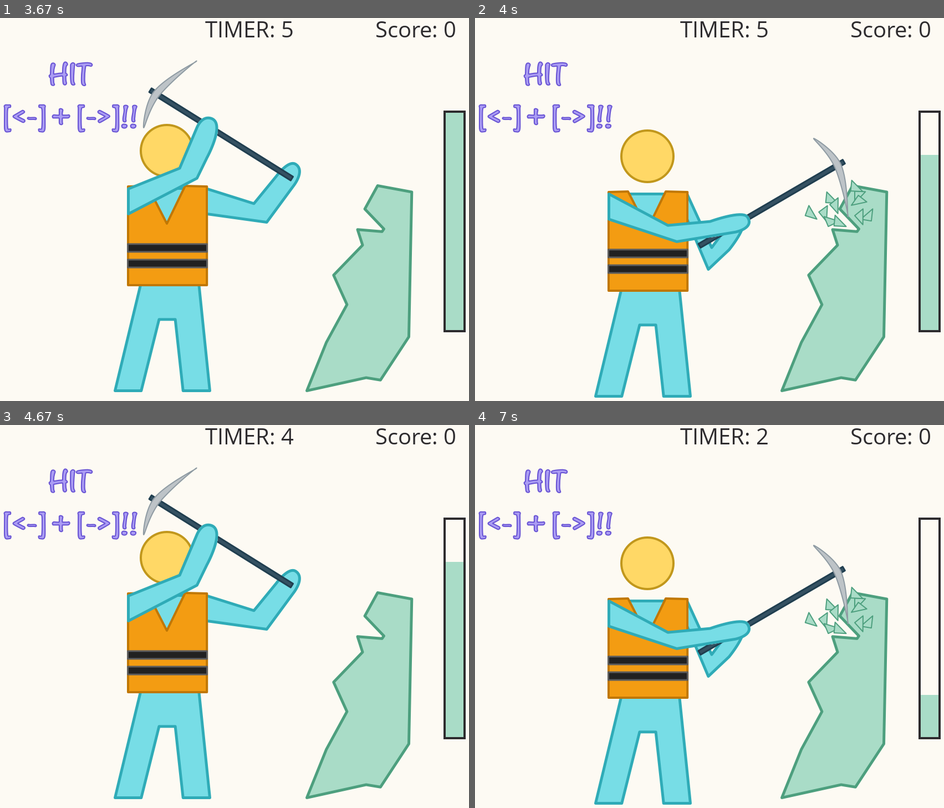
Above: before the commit, frames 1-4 (two rows, left to right).
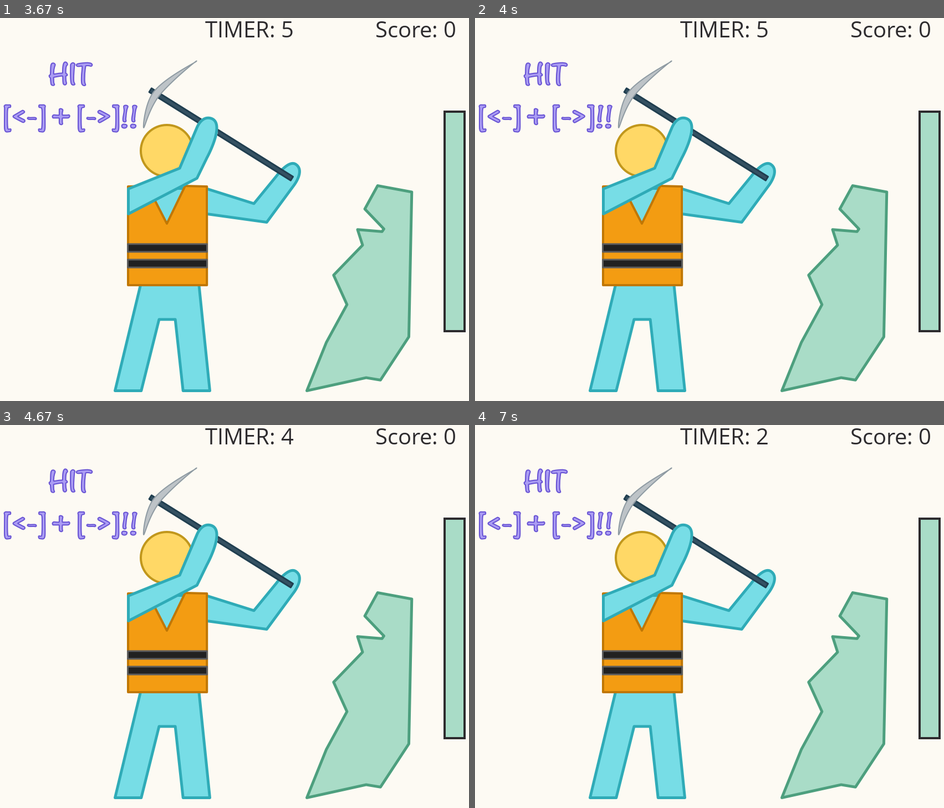
Above: after the commit, the same moments.

Repository: jwl-7/Stick-Bop
Game: pygame game, started from stick-bop.py
The game is run twice, just before and just after one commit, with the same random seed, the same clock (stepped at 60 frames per second) and the same inputs.
Inputs:
- Up to frame 1 (3.67 s): tap Enter at 0.33 s
- Up to frame 2 (4 s): hold Right from 3.67 s (still down)
- Up to frame 3 (4.67 s): release Right at 4.13 s; hold Left from 4.17 s (still down)
- Up to frame 4 (7 s): release Left at 4.7 s; hold Right 5.17-5.8 s; hold Left 5.83-6.3 s; hold Right 6.33-6.8 s; hold Right from 6.83 s (still down)

Frame 1 is identical in both runs. In frame 2, 12% of the frame differs, in the area x 24-99%, y 10-100%; in frame 3, 0.4%; in frame 4, 13%.

Commit message:
fixed issue of two keys press action

Diff:
--- a/stick-bop.py
+++ b/stick-bop.py
@@ -196,15 +196,13 @@
             if event.type == pygame.QUIT:
                 pygame.quit()
                 quit()
-            elif event.type == pygame.KEYDOWN and event.key == pygame.K_RIGHT:
+
+            keys = pygame.key.get_pressed()
+            if keys[pygame.K_LEFT] and keys[pygame.K_RIGHT]:
                 axe2_img = pygame.image.load(path.join(IMG_DIR, 'axe-2.png')).convert()
                 axe2_img = pygame.transform.scale(axe2_img, (SCREEN_WIDTH, SCREEN_HEIGHT), screen)
                 screen.blit(axe2_img, [0, 0])
                 count += 1
-            elif event.type == pygame.KEYDOWN and event.key == pygame.K_LEFT:
-                axe1_img = pygame.image.load(path.join(IMG_DIR, 'axe-1.png')).convert()
-                axe1_img = pygame.transform.scale(axe1_img, (SCREEN_WIDTH, SCREEN_HEIGHT), screen)
-                screen.blit(axe1_img, [0, 0])
 
         time_elapsed = pygame.time.get_ticks() - start_time
         timer_seconds = int(time_elapsed / 1000 % 60)
@@ -269,6 +267,7 @@
     screen.blit(gameover_img, [0, 0])
 
     draw_text(screen, BLACK, 'Press [ESC] to QUIT', 40, SCREEN_WIDTH / 2, SCREEN_HEIGHT / 1.5)
+    draw_text(screen, BLACK, 'Press [T] to Try Again!', 40, SCREEN_WIDTH / 2, (SCREEN_HEIGHT / 1.5)+50)
 
     pygame.display.update()
 
